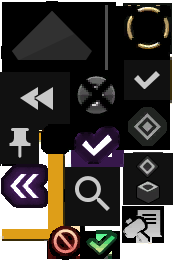
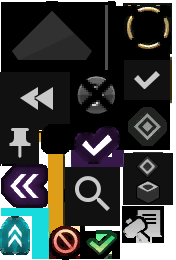
Layers edited between the first and the second w=176, h=260 image:
painted on "Background" over [0, 1, 115, 260]
